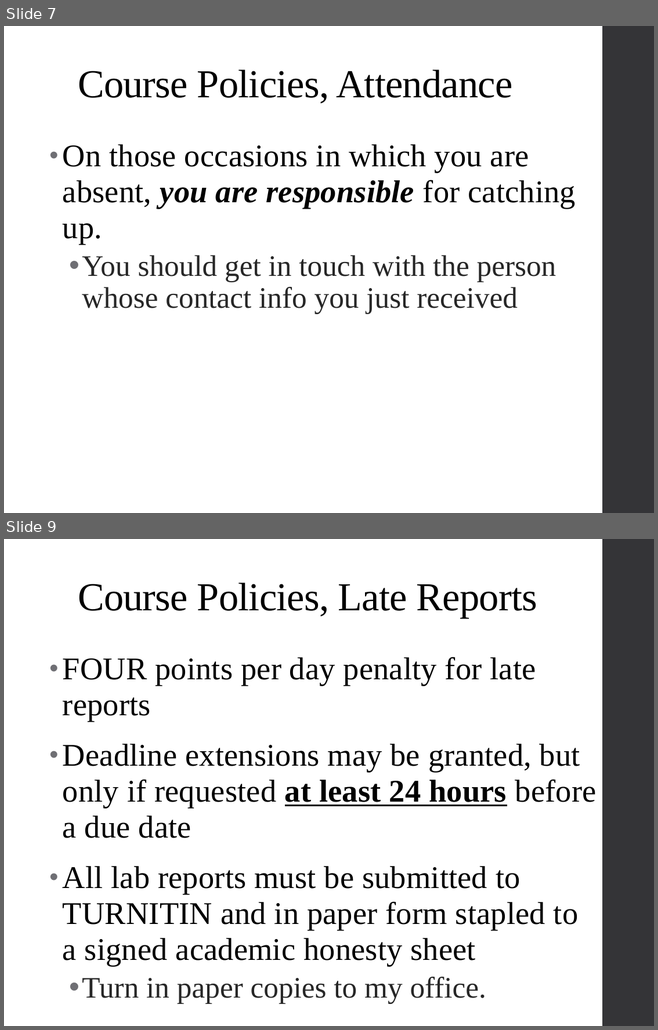
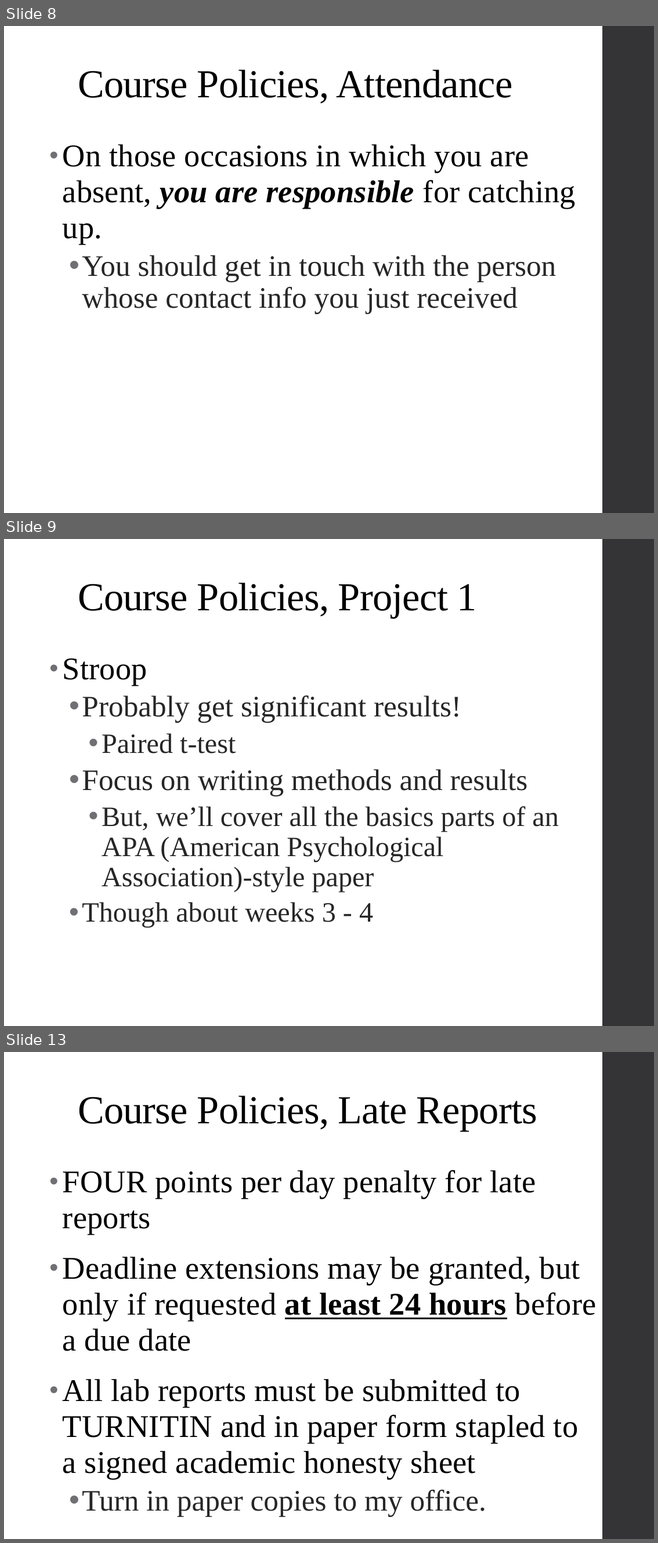
Before and after one commit to psadil/psych241, a slide deck: slides/lab1_21jan2016/lab1_21jan2016.pptx. Shown one above the other, each under a label of ours: slides 7 and 9 before the commit, slides 8, 9 and 13 after it; the slides between them are not shown. The pictures are 658x1030 and 658x1543 pixels, drawn with LibreOffice and Linux fonts; fonts in the diff are those of the drawing. Boxes give left, top, right and bottom in pixels: in the first picture for what was removed or moved away, otherwise in the second. Text is boxed around its words. In the diff, an @@ line names an element or a change of style, - is before the commit and + after.

```diff
--- a/slides/lab1_21jan2016/lab1_21jan2016.pptx
+++ b/slides/lab1_21jan2016/lab1_21jan2016.pptx
@@ slide 9 added at bbox=[4, 539, 654, 1026], background #FFFFFF; not listed: 1 template element that a slide beside it also shows @@
@@ title added at bbox=[78, 583, 477, 618], 44 pt, text #000000 @@
+Course Policies, Project 1
@@ text added at bbox=[63, 658, 558, 928], 31 pt, text #262626 @@
+• Stroop
+  • Probably get significant results!
+    • Paired t-test
+  • Focus on writing methods and results
+    • But, we’ll cover all the basics parts of an APA (American Psychological Association)-style paper
+  • Though about weeks 3 - 4
@@ what was slide 7 is now slide 8 @@
@@ what was slide 9 is now slide 13 @@
```
Also in this commit, not shown: 4 slides changed, 7 other slides added, 7 other files.
